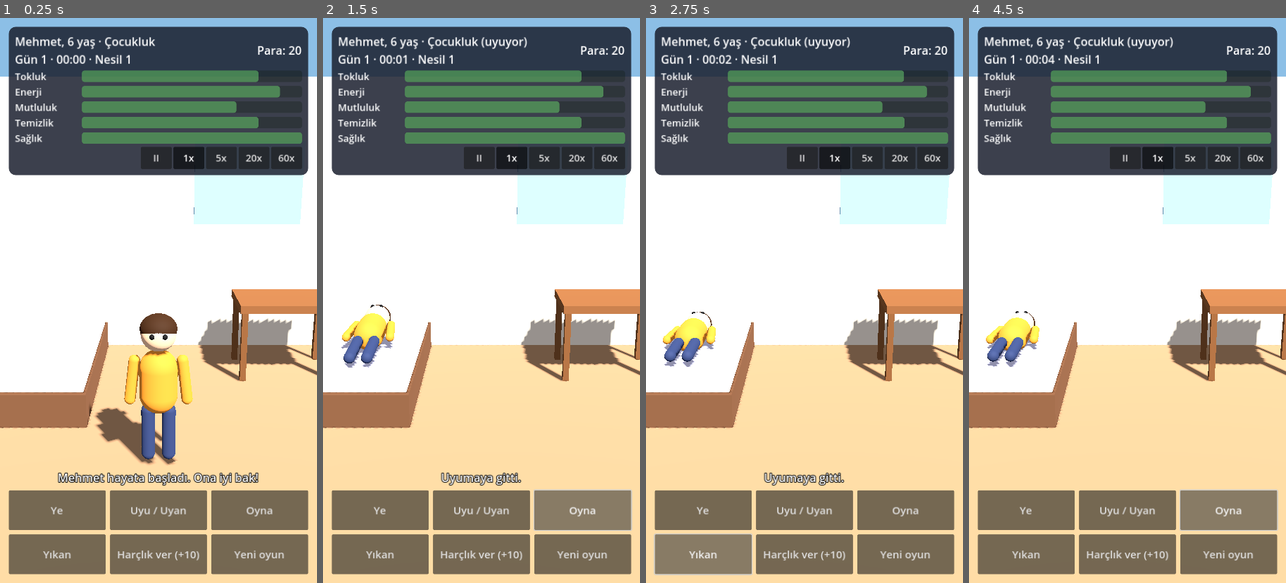
Above: before the commit, frames 1-4 (left to right).
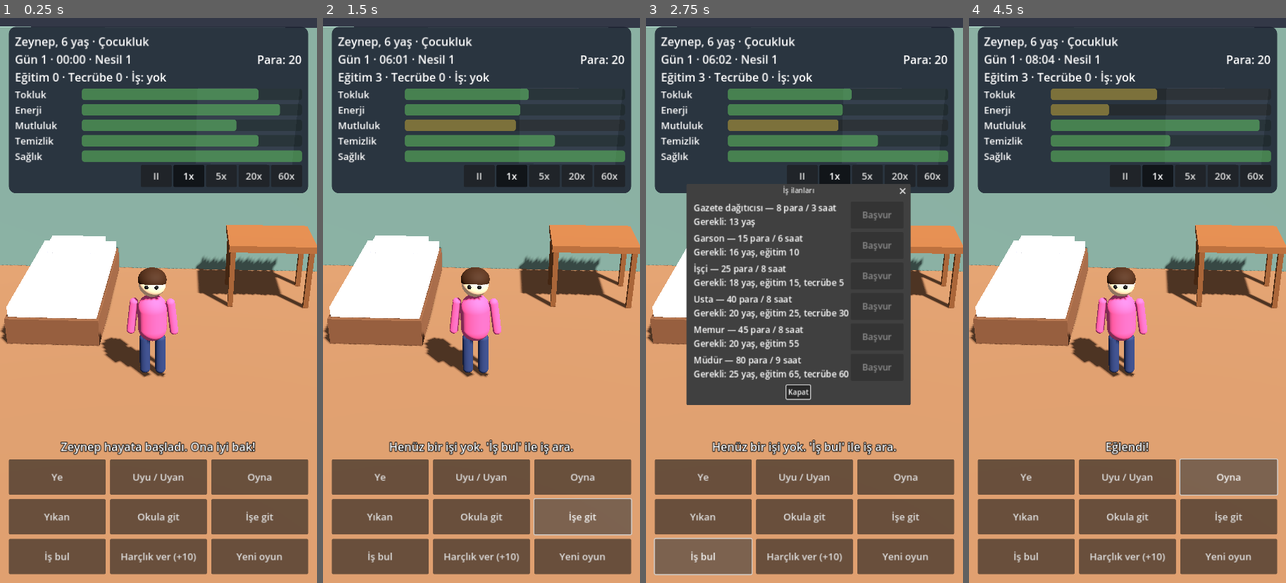
Above: after the commit, the same moments.

Repository: ismetcabbar9-oss/Dilenci
Game: Godot game, scene res://scenes/main.tscn
Same seed, same stepped clock (60 frames per second), same inputs: the game is played once before the commit and once after it.
Inputs (mouse positions are in pixels of both pictures, inside the frame that each line leads up to):
- Up to frame 1 (0.25 s): no input
- Up to frame 2 (1.5 s): click (481, 515) at 0.5 s, where only the run after the commit has a clickable "Okula git"; click (582, 515) at 1.25 s, where only the run after the commit has a clickable "İşe git"
- Up to frame 3 (2.75 s): click (703, 554) at 2 s, where only the run after the commit has a clickable "İş bul"
- Up to frame 4 (4.5 s): click (1121, 390) at 2.75 s, where only the run after the commit has a clickable "Kapat"; click "Oyna" at 3.5 s; click "Oyna" at 4.25 s

The runs differ from the first frame. In frame 1, 77% of the frame differs, in the area x 0-100%, y 0-100%; in frame 2, 78%; in frame 3, 81%; in frame 4, 79%.

Commit message:
İş ve para sistemi: okul, iş ilanları, maaş, günlük giderler, harçlık; kamera/ışık düzeltmeleri, test ve ekran görüntüsü araçları
Co-Authored-By: Claude Opus 5.5 <noreply@anthropic.com>
Claude-Session: https://claude.ai/code/session_01Njhua5HdieXmhM4secDQqv

Diff:
--- a/scripts/game_state.gd
+++ b/scripts/game_state.gd
@@ -46,6 +46,21 @@
 	{"id": "elder", "name": "Yaşlılık", "from": 60.0},
 ]
 
+# --- İşler (kariyer basamakları) ---
+# min_edu: eğitim puanı, min_exp: tecrübe (çalışılan vardiya), pay: vardiya başı maaş
+const JOBS := [
+	{"id": "paper", "name": "Gazete dağıtıcısı", "min_age": 13.0, "min_edu": 0.0, "min_exp": 0.0, "pay": 8, "hours": 3.0},
+	{"id": "waiter", "name": "Garson", "min_age": 16.0, "min_edu": 10.0, "min_exp": 0.0, "pay": 15, "hours": 6.0},
+	{"id": "worker", "name": "İşçi", "min_age": 18.0, "min_edu": 15.0, "min_exp": 5.0, "pay": 25, "hours": 8.0},
+	{"id": "master", "name": "Usta", "min_age": 20.0, "min_edu": 25.0, "min_exp": 30.0, "pay": 40, "hours": 8.0},
+	{"id": "clerk", "name": "Memur", "min_age": 20.0, "min_edu": 55.0, "min_exp": 0.0, "pay": 45, "hours": 8.0},
+	{"id": "manager", "name": "Müdür", "min_age": 25.0, "min_edu": 65.0, "min_exp": 60.0, "pay": 80, "hours": 9.0},
+]
+const DAILY_RENT := 15        # 18 yaşından sonra her gün ev/fatura gideri
+const DAILY_ALLOWANCE := 5    # 18 yaşından önce ailenin verdiği günlük harçlık
+const MALE_NAMES := ["Ali", "Mehmet", "Can", "Emre", "Murat", "Kerem", "Burak", "Yusuf"]
+const FEMALE_NAMES := ["Ayşe", "Zeynep", "Elif", "Selin", "Deniz", "Ece", "Merve", "Defne"]
+
 # --- Durum ---
 var person: Dictionary = {}      # Şu an oynanan karakter
 var money: int = 0               # Oyun içi para
@@ -94,15 +109,19 @@
 	family_tree = []
 	game_minutes = 0.0
 	speed_index = 1
-	person = make_person(_random_name(), START_AGE_YEARS)
+	var gender := "female" if randf() < 0.5 else "male"
+	person = make_person(random_name(gender), gender, START_AGE_YEARS)
 	_start_life()
 	message.emit.call_deferred("%s hayata başladı. Ona iyi bak!" % person.name)
 
 
-func make_person(p_name: String, age_years: float) -> Dictionary:
+func make_person(p_name: String, gender: String, age_years: float) -> Dictionary:
 	return {
 		"name": p_name,
-		"gender": "female" if randf() < 0.5 else "male",
+		"gender": gender,
+		"education": 0.0,
+		"experience": 0.0,
+		"job": "",
 		"age_minutes": age_years * DAYS_PER_YEAR * 24.0 * 60.0,
 		"lifespan": randf_range(68.0, 88.0),
 		"needs": {"hunger": 80.0, "energy": 90.0, "fun": 70.0, "hygiene": 80.0, "health": 100.0},
@@ -125,7 +144,10 @@
 func simulate(minutes: float, offline: bool) -> void:
 	var hours := minutes / 60.0
 	var needs: Dictionary = person.needs
+	var day_before := get_day()
 	game_minutes += minutes
+	for _d in get_day() - day_before:
+		_new_day()
 	person.age_minutes += minutes
 
 	for key in DECAY_PER_HOUR:
@@ -173,6 +195,19 @@
 # ---------------------------------------------------------------
 # Eylemler
 # ---------------------------------------------------------------
+func _new_day() -> void:
+	if get_age_years() < 18.0:
+		money += DAILY_ALLOWANCE
+		return
+	if money >= DAILY_RENT:
+		money -= DAILY_RENT
+		message.emit("Günlük ev giderleri ödendi (-%d)." % DAILY_RENT)
+	else:
+		money = 0
+		_add_need("fun", -20.0)
+		message.emit("Faturalar ödenemedi! %s çok stresli." % person.name)
+
+
 func can_act() -> bool:
 	return not is_dead and not sleeping
 
@@ -229,6 +264,79 @@
 func set_speed(index: int) -> void:
 	speed_index = clampi(index, 0, SPEEDS.size() - 1)
 	changed.emit()
+
+
+func action_school() -> void:
+	if not can_act():
+		return
+	if get_age_years() >= 18.0:
+		message.emit("Okul çağı bitti.")  # Üniversite ileride
+		return
+	if person.needs.energy < 20.0:
+		message.emit("Okula gidemeyecek kadar yorgun.")
+		return
+	person.education = minf(100.0, person.education + 3.0)
+	_add_need("energy", -20.0)
+	_add_need("fun", -5.0)
+	_pass_time(6.0 * 60.0)
+	message.emit("Okuldan döndü. Eğitim: %d" % int(person.education))
+
+
+func action_work() -> void:
+	if not can_act():
+		return
+	var job := get_job()
+	if job.is_empty():
+		message.emit("Henüz bir işi yok. 'İş bul' ile iş ara.")
+		return
+	if person.needs.energy < 25.0:
+		message.emit("İşe gidemeyecek kadar yorgun.")
+		return
+	var hours: float = job.hours
+	money += int(job.pay)
+	person.experience += 1.0
+	_add_need("energy", -3.5 * hours)
+	_add_need("fun", -1.0 * hours)
+	_add_need("hygiene", -2.0 * hours)
+	_pass_time(hours * 60.0)
+	message.emit("%s olarak çalıştı (+%d)." % [job.name, int(job.pay)])
+
+
+func get_job() -> Dictionary:
+	for j in JOBS:
+		if j.id == person.get("job", ""):
+			return j
+	return {}
+
+
+## Şartları sağlanan işler.
+func get_available_jobs() -> Array:
+	var out := []
+	for j in JOBS:
+		if get_age_years() >= j.min_age and person.education >= j.min_edu and person.experience >= j.min_exp:
+			out.append(j)
+	return out
+
+
+## Tüm işler + kilitliyse neden kilitli.
+func job_requirement_text(j: Dictionary) -> String:
+	var miss := []
+	if get_age_years() < j.min_age:
+		miss.append("%d yaş" % int(j.min_age))
+	if person.education < j.min_edu:
+		miss.append("eğitim %d" % int(j.min_edu))
+	if person.experience < j.min_exp:
+		miss.append("tecrübe %d" % int(j.min_exp))
+	return "" if miss.is_empty() else "Gerekli: " + ", ".join(miss)
+
+
+func take_job(job_id: String) -> void:
+	for j in get_available_jobs():
+		if j.id == job_id:
+			person.job = job_id
+			message.emit("Yeni iş: %s! Vardiya başı %d para." % [j.name, int(j.pay)])
+			changed.emit()
+			return
 
 
 func _add_need(key: String, amount: float) -> void:
@@ -268,8 +376,7 @@
 		return
 	var heir: Dictionary = heirs[index]
 	var share := int(money / float(heirs.size()))
-	var next := make_person(heir.name, heir.age_minutes / (DAYS_PER_YEAR * 24.0 * 60.0))
-	next.gender = heir.gender
+	var next := make_person(heir.name, heir.gender, heir.age_minutes / (DAYS_PER_YEAR * 24.0 * 60.0))
 	person = next
 	money = share
 	generation += 1
@@ -302,8 +409,8 @@
 	return "%02d:%02d" % [minute_of_day / 60, minute_of_day % 60]
 
 
-func _random_name() -> String:
-	var names := ["Ali", "Ayşe", "Mehmet", "Zeynep", "Can", "Elif", "Emre", "Selin", "Murat", "Deniz"]
+func random_name(gender: String) -> String:
+	var names: Array = FEMALE_NAMES if gender == "female" else MALE_NAMES
 	return names[randi() % names.size()]
 
 
@@ -341,6 +448,11 @@
 	if typeof(data) != TYPE_DICTIONARY or not data.has("person"):
 		return false
 	person = data.person
+	for k in ["education", "experience"]:
+		if not person.has(k):
+			person[k] = 0.0
+	if not person.has("job"):
+		person.job = ""
 	money = int(data.get("money", 0))
 	gems = int(data.get("gems", 0))
 	game_minutes = float(data.get("game_minutes", 0.0))
--- a/scripts/main.gd
+++ b/scripts/main.gd
@@ -48,29 +48,30 @@
 	var env := WorldEnvironment.new()
 	var e := Environment.new()
 	e.background_mode = Environment.BG_COLOR
-	e.background_color = Color(0.55, 0.75, 0.9)
+	e.background_color = Color(0.2, 0.22, 0.28)
 	e.ambient_light_source = Environment.AMBIENT_SOURCE_COLOR
 	e.ambient_light_color = Color(0.8, 0.8, 0.85)
-	e.ambient_light_energy = 0.6
+	e.ambient_light_energy = 0.3
+	e.tonemap_mode = Environment.TONE_MAPPER_FILMIC
 	env.environment = e
 	add_child(env)
 
 	var sun := DirectionalLight3D.new()
-	sun.rotation_degrees = Vector3(-50, 30, 0)
-	sun.light_energy = 1.1
+	sun.rotation_degrees = Vector3(-55, 40, 0)
+	sun.light_energy = 0.75
 	sun.shadow_enabled = true
 	add_child(sun)
 
 	camera = Camera3D.new()
-	camera.position = Vector3(0, 2.2, 4.2)
-	camera.rotation_degrees = Vector3(-15, 0, 0)
-	camera.fov = 55
+	camera.position = Vector3(0.3, 3.4, 5.6)
+	camera.fov = 50
+	camera.look_at_from_position(camera.position, Vector3(0, 0.2, -0.6))
 	add_child(camera)
 
 	# Oda: zemin + iki duvar
-	_box(Vector3(5, 0.1, 4), Vector3(0, -0.05, 0), Color(0.7, 0.55, 0.4))      # zemin
-	_box(Vector3(5, 3, 0.1), Vector3(0, 1.5, -2), Color(0.93, 0.9, 0.82))       # arka duvar
-	_box(Vector3(0.1, 3, 4), Vector3(-2.5, 1.5, 0), Color(0.88, 0.85, 0.78))    # sol duvar
+	_box(Vector3(6, 0.1, 8), Vector3(0, -0.05, 2), Color(0.55, 0.4, 0.28))      # zemin
+	_box(Vector3(6, 3, 0.1), Vector3(0, 1.5, -2), Color(0.42, 0.52, 0.47))       # arka duvar
+	_box(Vector3(0.1, 3, 8), Vector3(-3, 1.5, 2), Color(0.38, 0.47, 0.43))    # sol duvar
 	# Yatak
 	_box(Vector3(1.0, 0.3, 2.0), Vector3(-1.1, 0.15, -0.9), Color(0.45, 0.3, 0.2))
 	_box(Vector3(0.95, 0.12, 1.9), Vector3(-1.1, 0.36, -0.9), Color(0.9, 0.9, 1.0))
@@ -188,12 +189,15 @@
 		["Uyu / Uyan", GameState.action_sleep],
 		["Oyna", GameState.action_play],
 		["Yıkan", GameState.action_wash],
+		["Okula git", GameState.action_school],
+		["İşe git", GameState.action_work],
+		["İş bul", _open_jobs],
 		["Harçlık ver (+10)", GameState.give_money.bind(10)],
 		["Yeni oyun", _confirm_reset],
 	]
 	for d in defs:
-		var b := _button(d[0], 24)
-		b.custom_minimum_size = Vector2(0, 90)
+		var b := _button(d[0], 22)
+		b.custom_minimum_size = Vector2(0, 80)
 		b.size_flags_horizontal = Control.SIZE_EXPAND_FILL
 		b.pressed.connect(d[1])
 		actions.add_child(b)
@@ -251,6 +255,34 @@
 	death_panel.set_anchors_and_offsets_preset(Control.PRESET_CENTER, Control.PRESET_MODE_MINSIZE)
 
 
+func _open_jobs() -> void:
+	var w := AcceptDialog.new()
+	w.title = "İş ilanları"
+	w.ok_button_text = "Kapat"
+	var box := VBoxContainer.new()
+	box.add_theme_constant_override("separation", 8)
+	w.add_child(box)
+	var available: Array = GameState.get_available_jobs()
+	for j in GameState.JOBS:
+		var row := HBoxContainer.new()
+		box.add_child(row)
+		var l := _label(20)
+		var req: String = GameState.job_requirement_text(j)
+		l.text = "%s — %d para / %d saat\n%s" % [j.name, j.pay, int(j.hours), req if req != "" else "Başvurabilir"]
+		l.size_flags_horizontal = Control.SIZE_EXPAND_FILL
+		row.add_child(l)
+		var b := _button("Mevcut" if GameState.person.job == j.id else "Başvur", 20)
+		b.custom_minimum_size = Vector2(120, 60)
+		b.disabled = not available.has(j) or GameState.person.job == j.id
+		b.pressed.connect(GameState.take_job.bind(j.id))
+		b.pressed.connect(w.queue_free)
+		row.add_child(b)
+	w.confirmed.connect(w.queue_free)
+	w.canceled.connect(w.queue_free)
+	add_child(w)
+	w.popup_centered(Vector2i(520, 0))
+
+
 func _continue_heir(i: int) -> void:
 	death_panel.visible = false
 	GameState.continue_with_heir(i)
@@ -277,9 +309,11 @@
 	var p: Dictionary = GameState.person
 	var stage: Dictionary = GameState.get_stage()
 	var status := " (uyuyor)" if GameState.sleeping else ""
-	info_label.text = "%s, %d yaş · %s%s\nGün %d · %s · Nesil %d" % [
+	var job: Dictionary = GameState.get_job()
+	info_label.text = "%s, %d yaş · %s%s\nGün %d · %s · Nesil %d\nEğitim %d · Tecrübe %d · İş: %s" % [
 		p.name, int(GameState.get_age_years()), stage.name, status,
-		GameState.get_day(), GameState.get_clock_text(), GameState.generation]
+		GameState.get_day(), GameState.get_clock_text(), GameState.generation,
+		int(p.education), int(p.experience), job.get("name", "yok")]
 	money_label.text = "Para: %d" % GameState.money
 	for key in bars:
 		var v: float = p.needs[key]
--- /dev/null
+++ b/tools/screenshot.gd
@@ -0,0 +1,21 @@
+extends SceneTree
+## Ekran görüntüsü: xvfb-run godot --rendering-method gl_compatibility -s tools/screenshot.gd -- <çıktı.png> [jobs]
+
+func _initialize() -> void:
+	var args := OS.get_cmdline_user_args()
+	var out: String = args[0] if args.size() > 0 else "user://shot.png"
+	var main = load("res://scenes/main.tscn").instantiate()
+	root.add_child(main)
+	for i in 40:
+		await process_frame
+	if args.has("jobs"):
+		var gs = root.get_node("GameState")
+		gs.person.age_minutes = 17.0 * gs.DAYS_PER_YEAR * 1440.0
+		gs.person.education = 30.0
+		gs.changed.emit()
+		main._open_jobs()
+		for i in 20:
+			await process_frame
+	await RenderingServer.frame_post_draw
+	root.get_texture().get_image().save_png(out)
+	quit()
--- /dev/null
+++ b/tools/test_life.gd
@@ -0,0 +1,39 @@
+extends SceneTree
+## Hızlı mantık testi:  godot --headless -s tools/test_life.gd
+
+func _initialize() -> void:
+	var gs = root.get_node("GameState")
+	gs.reset_game()
+	var fails := 0
+	gs.person.needs.energy = 100.0
+	gs.action_school()
+	if gs.person.education <= 0.0: fails += 1; print("FAIL okul eğitimi artırmadı")
+	gs.action_work()
+	if gs.money != 20: fails += 1; print("FAIL işsizken para değişti")
+	# 13 yaşa getir, gazete işi al
+	gs.person.age_minutes = 13.0 * gs.DAYS_PER_YEAR * 1440.0
+	gs.take_job("paper")
+	if gs.person.job != "paper": fails += 1; print("FAIL iş alınamadı")
+	gs.take_job("manager")
+	if gs.person.job != "paper": fails += 1; print("FAIL şartsız müdür olundu")
+	var m: int = gs.money
+	gs.person.needs.energy = 100.0
+	gs.action_work()
+	if gs.money <= m: fails += 1; print("FAIL çalışınca para artmadı")
+	# 20 yaş, günlük kira
+	gs.person.age_minutes = 20.0 * gs.DAYS_PER_YEAR * 1440.0
+	m = gs.money
+	gs.simulate(24.0 * 60.0, false)
+	if gs.money != m - gs.DAILY_RENT: fails += 1; print("FAIL kira düşmedi ", m, " ", gs.money)
+	# Ölüm + miras
+	gs.person.children = [{"name": "Ece", "gender": "female", "age_minutes": 20.0 * gs.DAYS_PER_YEAR * 1440.0}]
+	gs.money = 100
+	gs.person.needs.health = 0.0
+	gs.simulate(1.0, false)
+	if not gs.is_dead: fails += 1; print("FAIL ölmedi")
+	gs.continue_with_heir(0)
+	if gs.is_dead or gs.person.name != "Ece" or gs.generation != 2 or gs.money != 100:
+		fails += 1; print("FAIL miras")
+	gs.reset_game()
+	print("SONUÇ: ", "TÜM TESTLER GEÇTİ" if fails == 0 else "%d HATA" % fails)
+	quit(fails)
Not shown, added: icon.svg.import
Not shown, added: scripts/character.gd.uid
Not shown, added: scripts/game_state.gd.uid
Not shown, added: scripts/main.gd.uid
